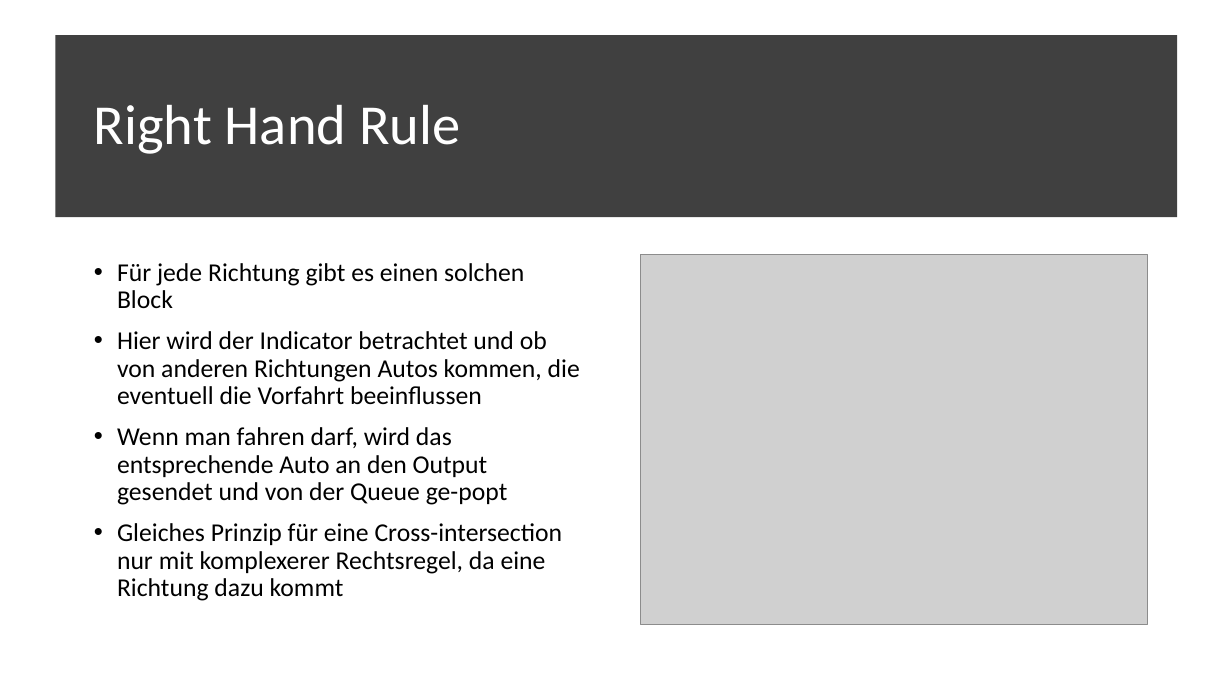
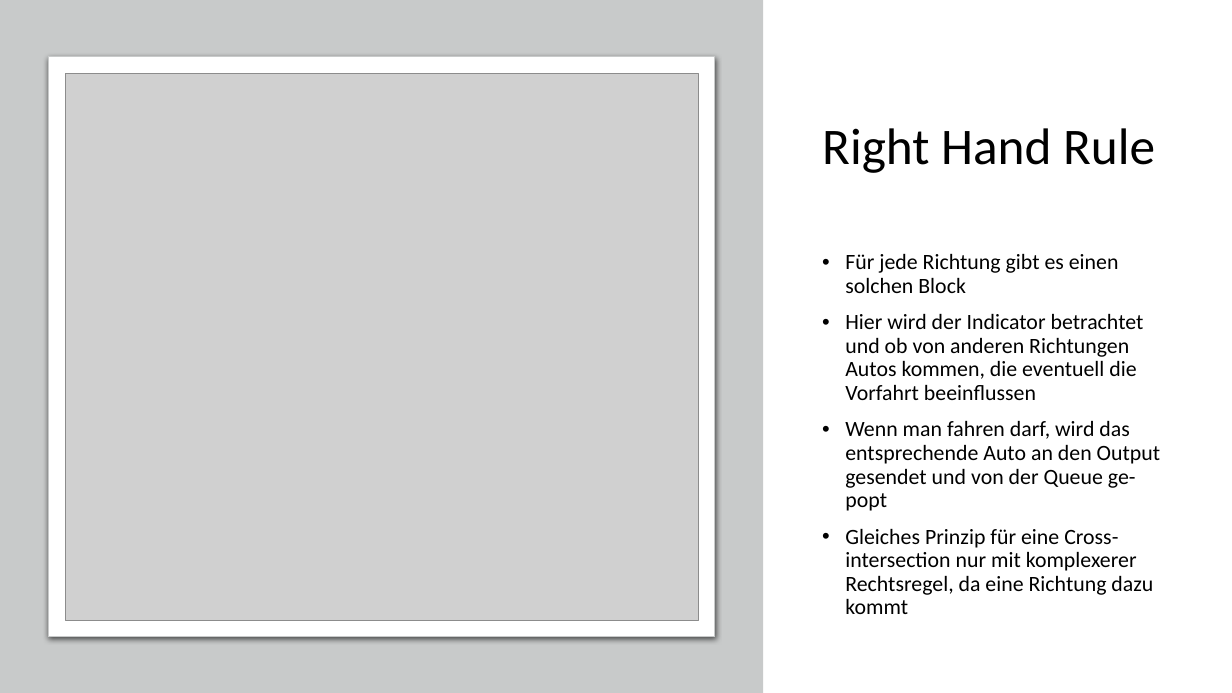
Before and after one commit to code-drey/car_simulation, a slide deck: slide 16 of Presentation/Traffic-flow-modeling-and-analysis.pptx (slide 13 before the commit). Drawn at 1232x693 pixels with LibreOffice and Linux fonts; fonts in the diff are those of the drawing; grey boxes stand for pictures. Boxes give left, top, right and bottom in pixels: in the first picture for what was removed or moved away, otherwise in the second. Text is boxed around its words. In the diff, an @@ line names an element or a change of style, - is before the commit and + after.

```diff
--- a/Presentation/Traffic-flow-modeling-and-analysis.pptx
+++ b/Presentation/Traffic-flow-modeling-and-analysis.pptx
@@ rectangle added at [0, 0, 763, 693], fill #C8CACA @@
@@ rounded rectangle added at [48, 56, 714, 637], fill #FFFFFF, outline #C8CACA 0.75 pt @@
@@ rectangle removed at [55, 35, 1177, 217] @@
@@ picture: place and size @@
-picture at [640, 254, 1148, 624]
+picture at [65, 73, 698, 620]
@@ title "Right Hand Rule": place and size @@
-title "Right Hand Rule" at [94, 105, 460, 154]
+title "Right Hand Rule" at [822, 128, 1155, 173]
@@ title "Right Hand Rule" at [822, 128, 1155, 173]: size 44 to 40 pt, text colour #FFFFFF to #000000 @@
@@ text "Für jede Richtung gibt es ...": place and size @@
-text "Für jede Richtung gibt es ..." at [117, 263, 580, 601]
+text "Für jede Richtung gibt es ..." at [845, 254, 1160, 614]
@@ text "Für jede Richtung gibt es ..." at [845, 254, 1160, 614]: size 20 to 17 pt @@
```
Also in this commit, not shown: 5 other slides changed, 3 slides added, 1 other file.
